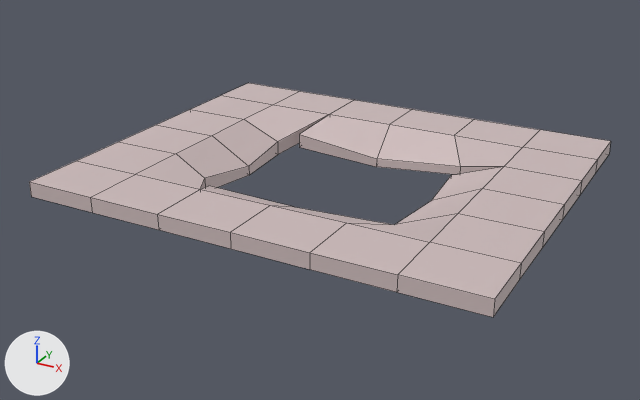
The OBJ model art/3D_Env/3D_Assets/3D_Models/Env_Models/1_Prison/FloorBrokenPrison.obj, before and after one commit.
Rendered twice from a 50 mm lens placed at (5.08, -9.7, 4.32), pointed at (-0.14, -0.2, -0.42). Arrows for +X, +Y and +Z are at lower left; the lights stay in place. The picture after the commit comes second. Mesh edges are drawn as thin lines. Where no turn or scale is listed for an object, it has been applied to the vertices. Vertices at exactly the same position are counted once.

Names of what the first picture shows: 'FloorBrokenPrison'.
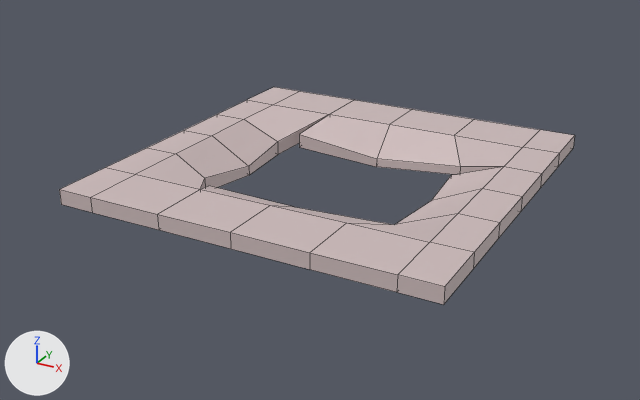
What differs and where, as boxes [x1, y1, x2, y2] in the pictures (640 x 400 px; the box of a moved part takes in the faces that stretch with it):
'FloorBrokenPrison', reshaped (11% narrower, 7% shorter)
    before: [29, 83, 611, 317]
    after: [59, 87, 575, 304]
part 1 of me_floorbrokenprison, moved or reshaped
    before: [397, 130, 611, 317]
    after: [397, 130, 575, 304]
part 2 of me_floorbrokenprison, moved or reshaped
    before: [29, 83, 299, 212]
    after: [59, 87, 299, 212]

What changed in the scene script:
```text
Change me_floorbrokenprison:
    used by ob_floorbrokenprison; location = (0.0, 0.0, 0.0)
    remove me_floorbrokenprison.from_pydata(...)  # 102 vertices, 102 faces; spans x -3.0..3.0, y -2.5..2.5, z -0.44..0.1
    add me_floorbrokenprison.from_pydata(...)  # 102 vertices, 102 faces; spans x -2.5..2.5, y -2.5..2.5, z -0.44..0.1
    me_floorbrokenprison part 1: all 14 vertices in x 3.0, y -2.5..2.5, z -0.1..0.1 are moved by (-0.5, 0.0, 0.0)
    me_floorbrokenprison part 2: all 14 vertices in x -3.0, y -2.5..2.5, z -0.1..0.1 are moved by (0.5, 0.0, 0.0)
```
